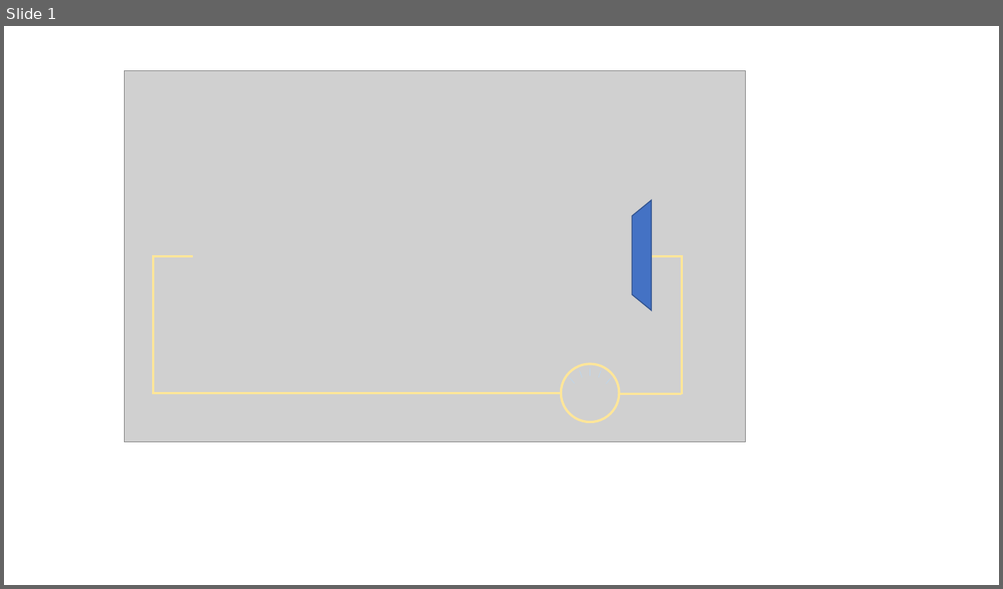
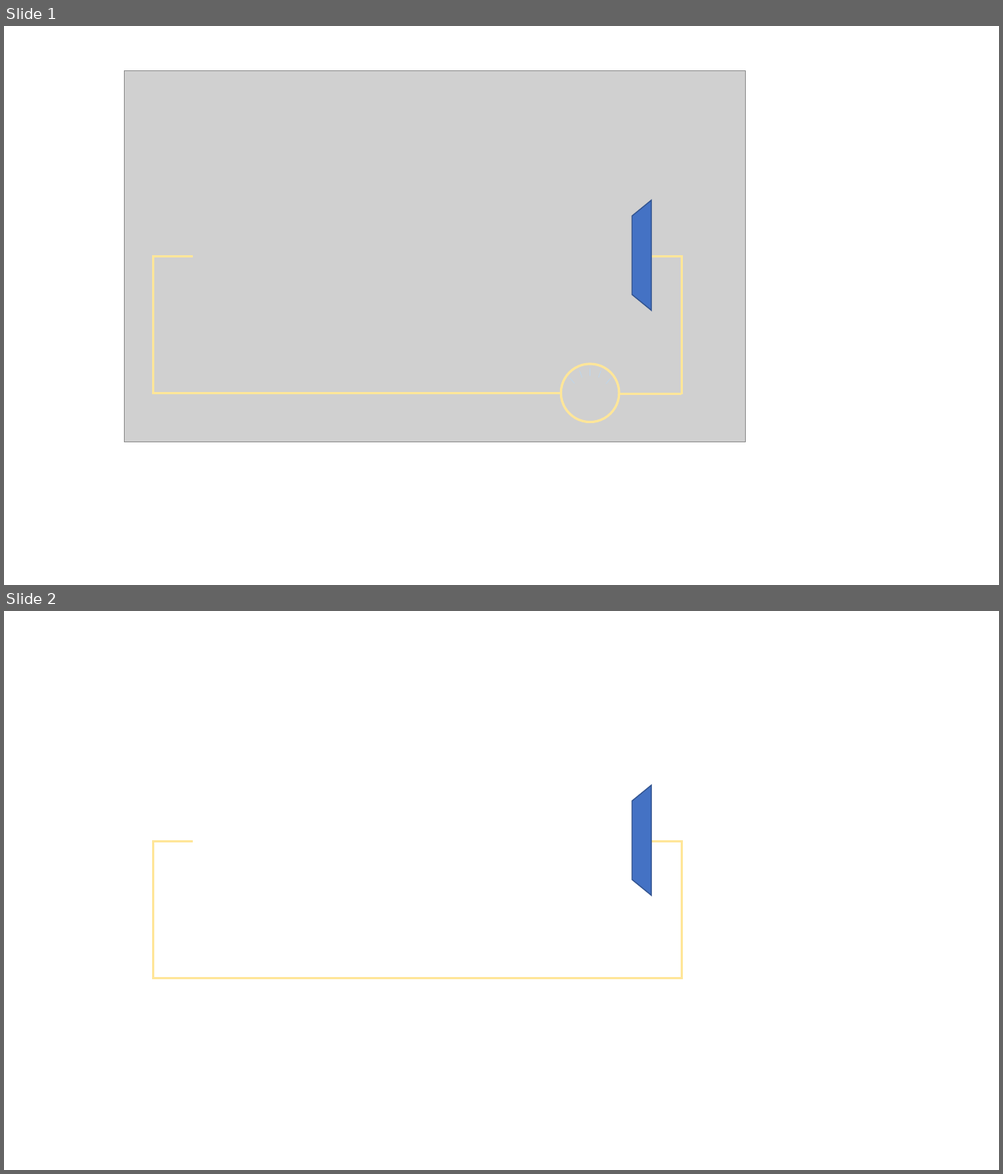
Before and after one commit to raphaeluziel/physics-sims, a slide deck: circuit.pptx. Shown one above the other, each under a label of ours: slide 1 before the commit, slides 1 and 2 after it. The pictures are 1003x589 and 1003x1174 pixels, drawn with LibreOffice and Linux fonts; fonts in the diff are those of the drawing; grey boxes stand for pictures. Boxes give left, top, right and bottom in pixels: in the first picture for what was removed or moved away, otherwise in the second. Text is boxed around its words. In the diff, an @@ line names an element or a change of style, - is before the commit and + after.

```diff
--- a/circuit.pptx
+++ b/circuit.pptx
@@ slide 2 added at box(4, 611, 999, 1170), background #FFFFFF @@
@@ trapezoid added at box(632, 786, 652, 896), fill #4472C4, outline #325491 1 pt @@
@@ line added from (153, 842) to (193, 842), #FFE699 2 pt @@
@@ line added from (153, 841) to (153, 979), #FFE699 2 pt @@
@@ line added from (642, 842) to (683, 842), #FFE699 2 pt @@
@@ line added from (681, 841) to (681, 980), #FFE699 2 pt @@
@@ line added from (152, 978) to (681, 978), #FFE699 2 pt @@
```
Also in this commit, not shown: 6 other slides added, 6 other files.
